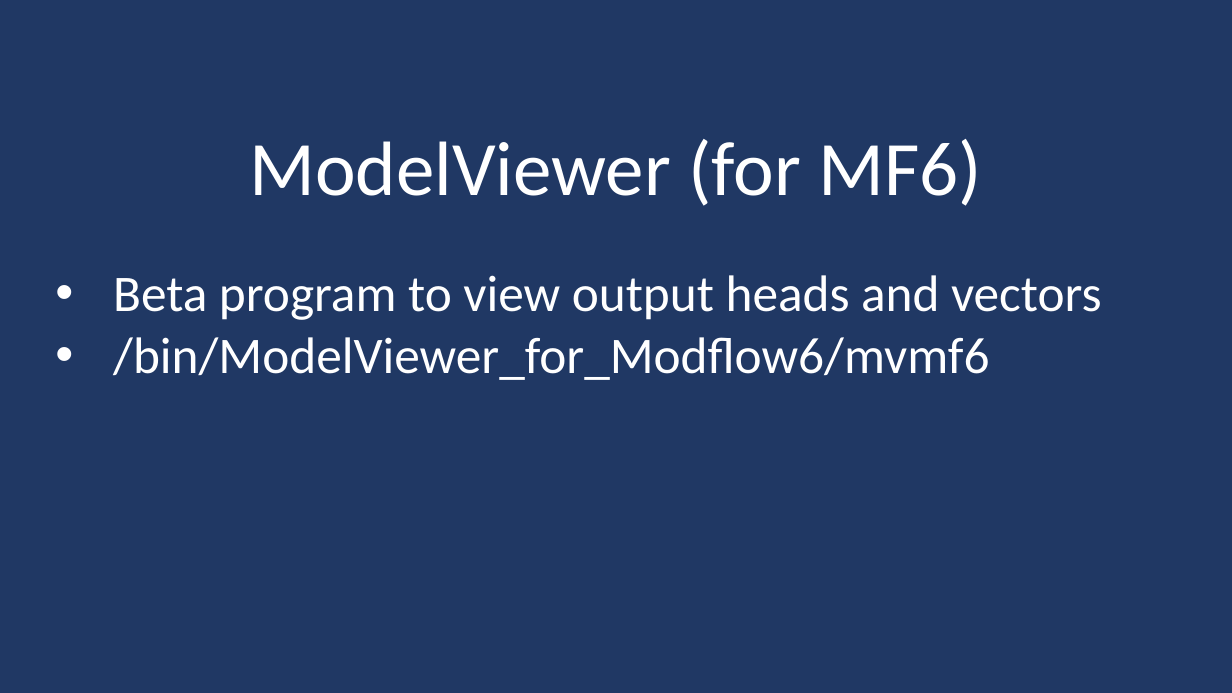
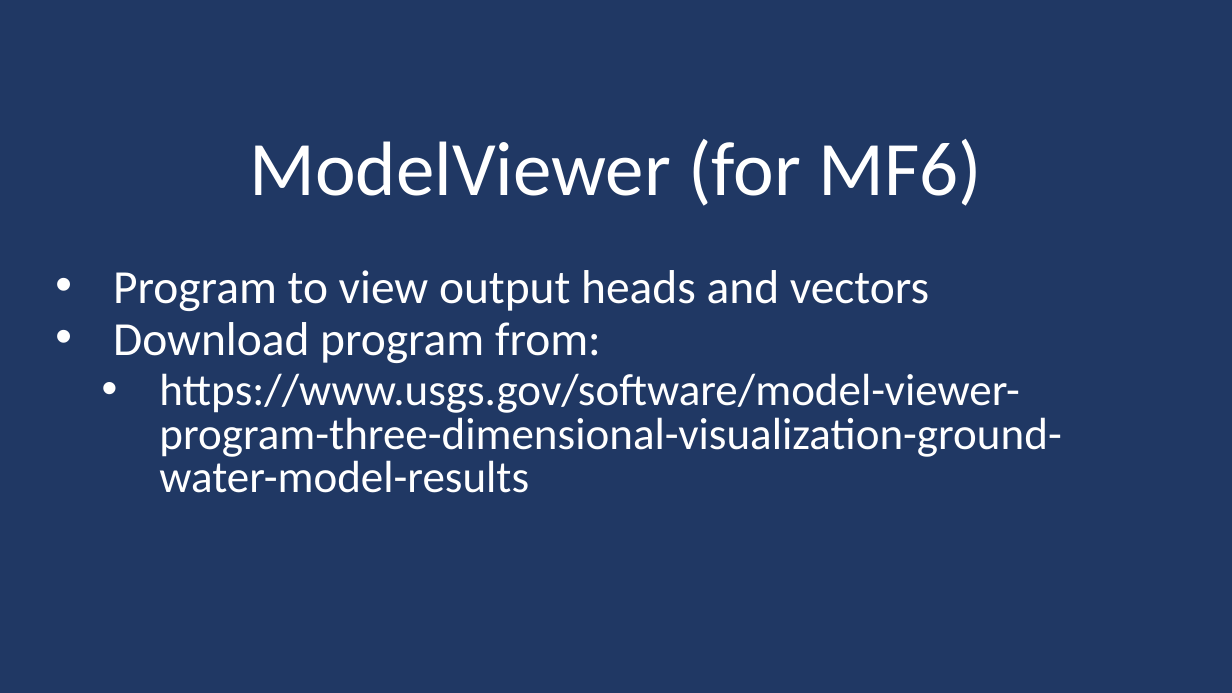
Before and after one commit to langevin-usgs/modflow-memphis-2023, a slide deck: slide 4 of lectures/Day2_2lecture_Introduction_to_Headviewer+Modelviewer.pptx. Drawn at 1232x693 pixels with LibreOffice and Linux fonts; fonts in the diff are those of the drawing. Boxes give left, top, right and bottom in pixels: in the first picture for what was removed or moved away, otherwise in the second. Text is boxed around its words. In the diff, an @@ line names an element or a change of style, - is before the commit and + after.

```diff
--- a/lectures/Day2_2lecture_Introduction_to_Headviewer+Modelviewer.pptx
+++ b/lectures/Day2_2lecture_Introduction_to_Headviewer+Modelviewer.pptx
@@ subtitle at box(113, 270, 1061, 493): text changed; size 40 to 35.1 pt @@
-  • Beta program to view output heads and vectors
-  • /bin/ModelViewer_for_Modflow6/mvmf6
+  • Program to view output heads and vectors
+  • Download program from:
+    • https://www.usgs.gov/software/model-viewer-program-three-dimensional-visualization-ground-water-model-results
```
Also in this commit, not shown: 1 other slide changed.
